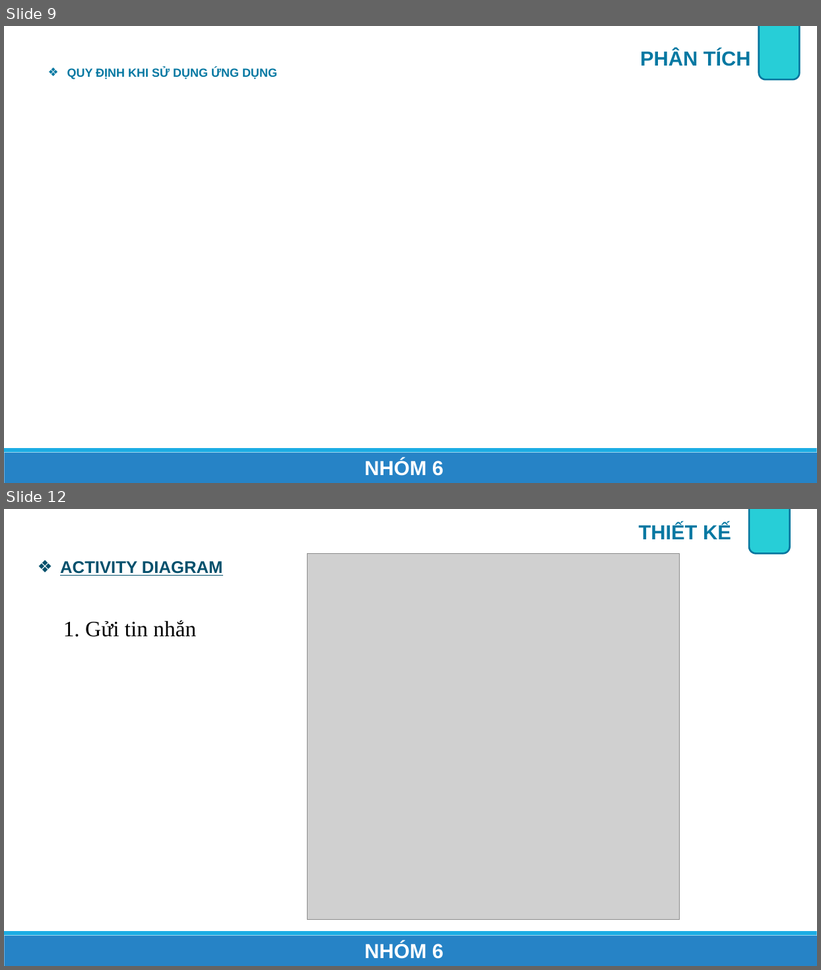
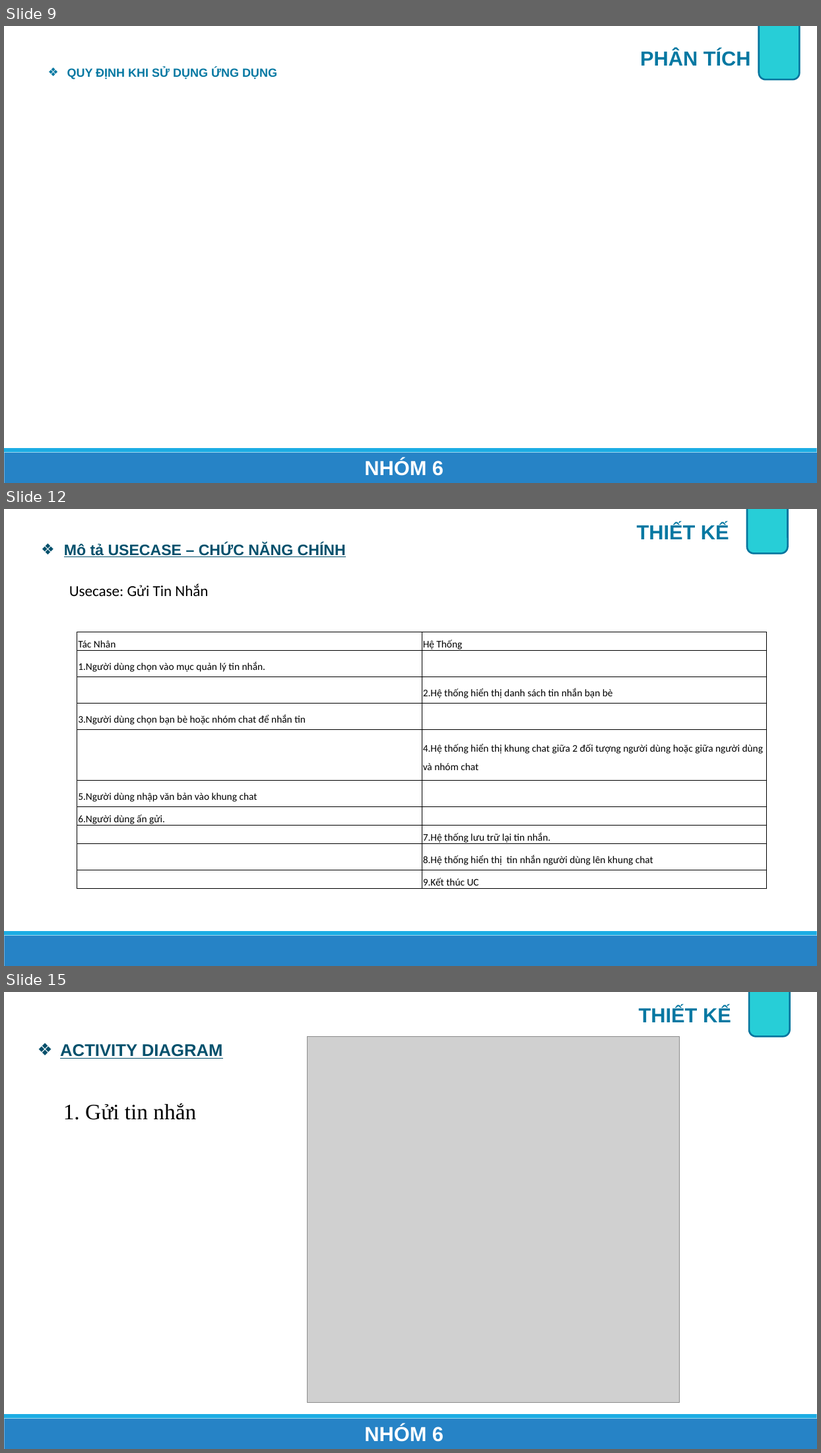
Before and after one commit to onebabyq/ung-dung-quan-li-tin-nhan-congnghemoi, a slide deck: Slide_BaoCao/AppChat_Nhom6.pptx. Shown one above the other, each under a label of ours: slides 9 and 12 before the commit, slides 9, 12 and 15 after it; the slides between them are not shown. The pictures are 821x970 and 821x1453 pixels, drawn with LibreOffice and Linux fonts; fonts in the diff are those of the drawing; grey boxes stand for pictures. Boxes give left, top, right and bottom in pixels: in the first picture for what was removed or moved away, otherwise in the second. Text is boxed around its words. In the diff, an @@ line names an element or a change of style, - is before the commit and + after.

```diff
--- a/Slide_BaoCao/AppChat_Nhom6.pptx
+++ b/Slide_BaoCao/AppChat_Nhom6.pptx
@@ slide 12 added at [4, 509, 817, 966], background #FFFFFF; not listed: 2 template elements that a slide beside it also shows @@
@@ text added at [637, 524, 729, 539], 24 pt, text #0578A2, bold @@
+THIẾT KẾ
@@ rounded rectangle added at [748, 509, 789, 553], fill #27CED7, outline #05759E 2 pt @@
@@ text added at [64, 543, 346, 557], 18 pt, text #03506C, bold, underline @@
+❖ Mô tả USECASE – CHỨC NĂNG CHÍNH
@@ text added at [69, 584, 208, 596], 18 pt, text #000000 @@
+Usecase: Gửi Tin Nhắn
@@ table added at [77, 632, 766, 892], 10 rows, 2 columns @@
+Tác Nhân | Hệ Thống
+1.Người dùng chọn vào mục quản lý tin nhắn. | 
+ | 2.Hệ thống hiển thị danh sách tin nhắn bạn bè
+3.Người dùng chọn bạn bè hoặc nhóm chat để nhắn tin | 
+ | 4.Hệ thống hiển thị khung chat giữa 2 đối tượng người dùng hoặc giữa người dùng và nhóm chat
+5.Người dùng nhập văn bản vào khung chat | 
+6.Người dùng ấn gửi. | 
+ | 7.Hệ thống lưu trữ lại tin nhắn.
+ | 8.Hệ thống hiển thị tin nhắn người dùng lên khung chat
+ | 9.Kết thúc UC
@@ what was slide 12 is now slide 15 @@
```
Also in this commit, not shown: 3 slides changed, 2 other slides added.
